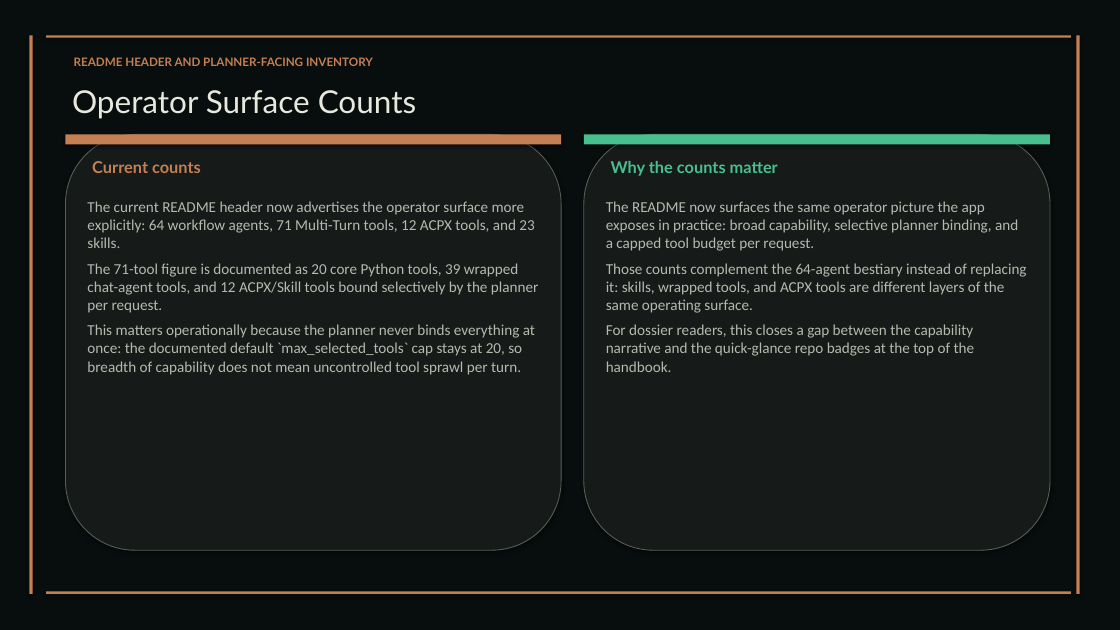
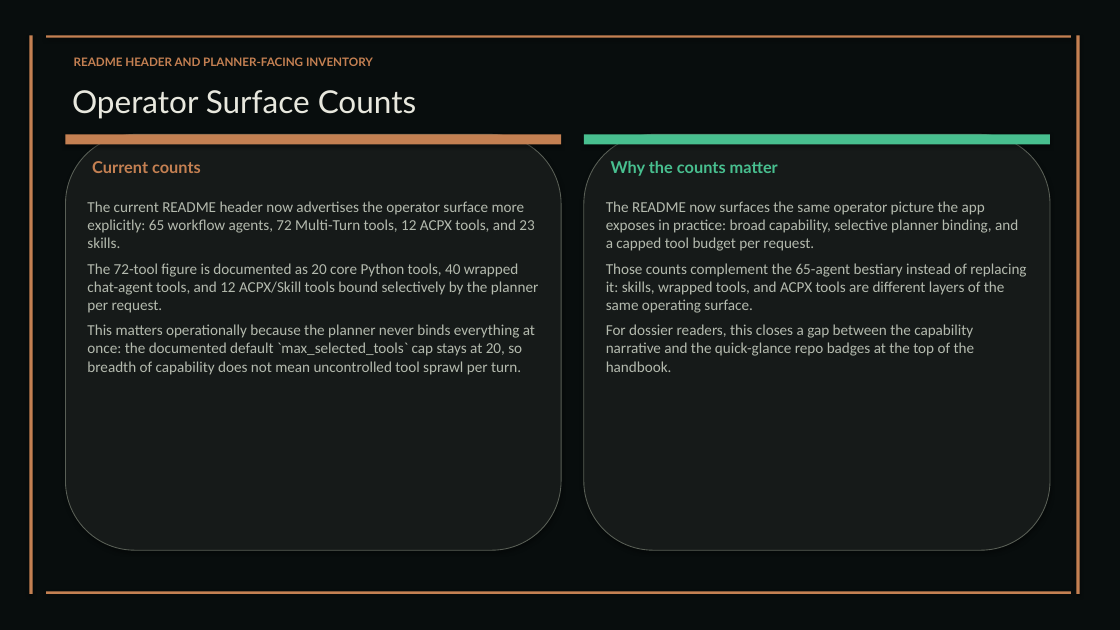
Before and after one commit to XAIHT/Tlamatini, a slide deck: slide 12 of Tlamatini_eXtended_Artificial_Intelligence_Humanly_Tempered.pptx. Drawn at 1120x630 pixels with LibreOffice and Linux fonts; fonts in the diff are those of the drawing. Boxes give left, top, right and bottom in pixels: in the first picture for what was removed or moved away, otherwise in the second. Text is boxed around its words. In the diff, an @@ line names an element or a change of style, - is before the commit and + after.

```diff
--- a/Tlamatini_eXtended_Artificial_Intelligence_Humanly_Tempered.pptx
+++ b/Tlamatini_eXtended_Artificial_Intelligence_Humanly_Tempered.pptx
@@ text at (87,201,538,313): text changed @@
-The current README header now advertises the operator surface more explicitly: 64 workflow agents, 71 Multi-Turn tools, 12 ACPX tools, and 23 skills.
-The 71-tool figure is documented as 20 core Python tools, 39 wrapped chat-agent tools, and 12 ACPX/Skill tools bound selectively by the planner per request.
+The current README header now advertises the operator surface more explicitly: 65 workflow agents, 72 Multi-Turn tools, 12 ACPX tools, and 23 skills.
+The 72-tool figure is documented as 20 core Python tools, 40 wrapped chat-agent tools, and 12 ACPX/Skill tools bound selectively by the planner per request.
@@ text at (606,263,1026,313): text changed @@
-Those counts complement the 64-agent bestiary instead of replacing it: skills, wrapped tools, and ACPX tools are different layers of the same operating surface.
+Those counts complement the 65-agent bestiary instead of replacing it: skills, wrapped tools, and ACPX tools are different layers of the same operating surface.
```
Also in this commit, not shown: 27 other slides changed, 1 slide added, 2 other files.
